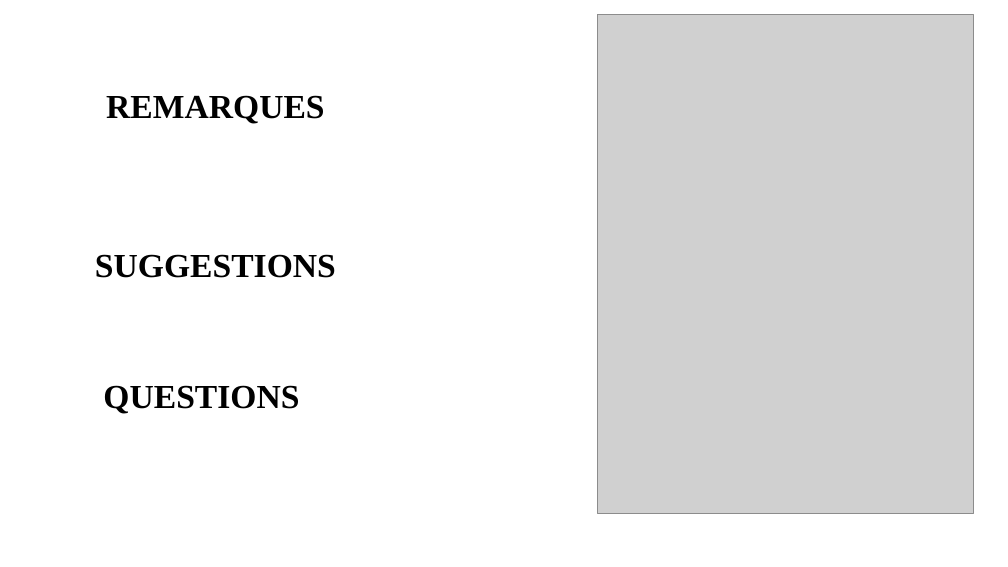
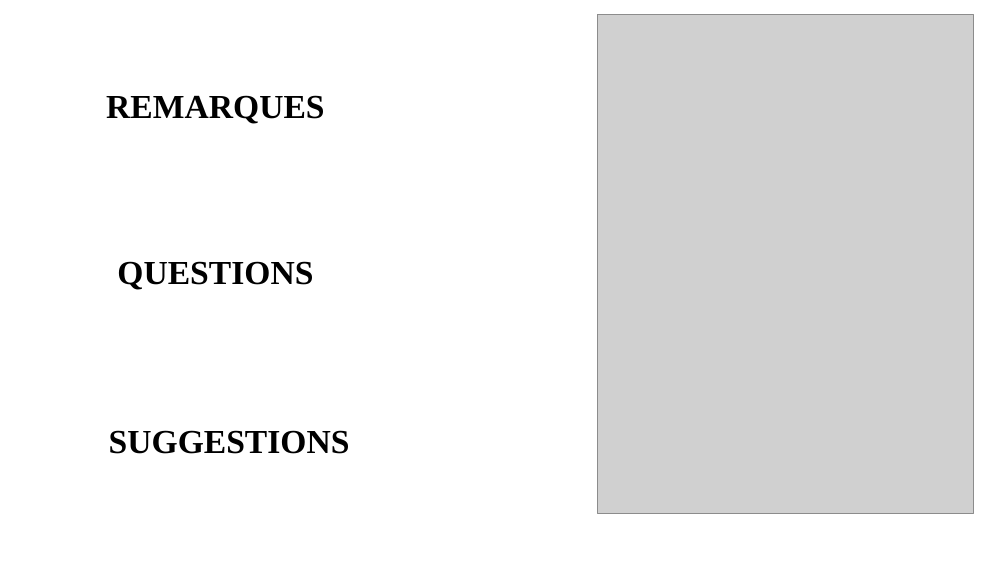
Before and after one commit to melaken/distdocs, a slide deck: slide 29 of Documents/theme/diapo.pptx. Drawn at 1008x567 pixels with LibreOffice and Linux fonts; fonts in the diff are those of the drawing; grey boxes stand for pictures. Boxes give left, top, right and bottom in pixels: in the first picture for what was removed or moved away, otherwise in the second. Text is boxed around its words. In the diff, an @@ line names an element or a change of style, - is before the commit and + after.

```diff
--- a/Documents/theme/diapo.pptx
+++ b/Documents/theme/diapo.pptx
@@ text "QUESTIONS": place and size @@
-text "QUESTIONS" at bbox=[103, 385, 299, 414]
+text "QUESTIONS" at bbox=[117, 261, 313, 290]
@@ text "SUGGESTIONS": place and size @@
-text "SUGGESTIONS" at bbox=[95, 254, 336, 278]
+text "SUGGESTIONS" at bbox=[109, 430, 350, 454]
```
Also in this commit, not shown: 12 other slides changed, 35 other files.
